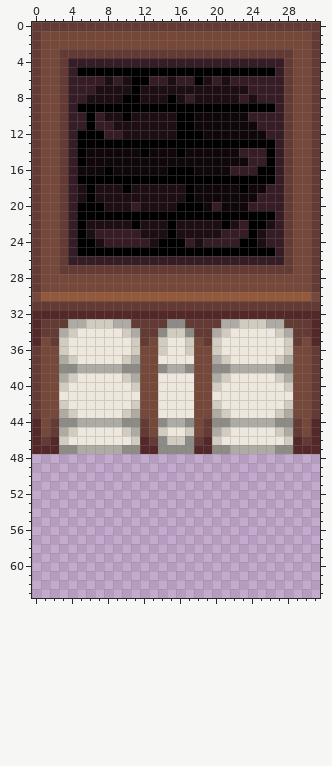
Two states of a pixel-art sprite, Resources/Textures/_CP14/Structures/Walls/cardboard_wall.rsi/full.png. The picture above is the old version.
The file is 32x64 pixels. Colours within 5 levels of each other are drawn and written as one.
New version:
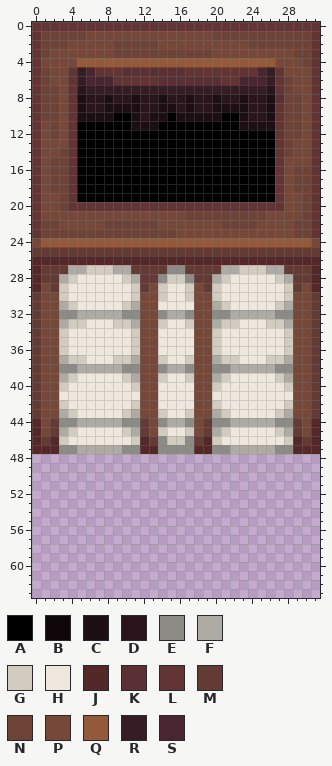
Palette (. is transparent): A #000000  B #10070a  C #1d0e13  D #29151b  E #8d8b86  F #adaba3  G #d1cbc0  H #ede7dd  J #542828  K #5a3034  L #623434  M #643a34  N #6d4237  P #754839  Q #93593a  R #361c24  S #482530
Difference:
@@ x 0..31 @@
- 0 MMMMMMMMMMMMMMMMMMMMMMMMMMMMMMMM
- 1 MPPPPPPPPPPPPPPPPPPPPPPPPPPPPPPM
- 2 MPPPPPPPPPPPPPPPPPPPPPPPPPPPPPPM
- 3 MPPMMMMMMMMMMMMMMMMMMMMMMMMMMPPM
- 4 MPPMRRRRRRRRRRRRRRRRRRRRRRRRMPPM
- 5 MPPMRAAAAAAAAAAAAAAAAAAAAAARMPPM
- 6 MPPMRRRRCRCAARRCRRACRCRRRRRRMPPM
- 7 MPPMRRRCCCCACCCCCCCCCCCCRRRRMPPM
- 8 MPPMRRCCCCAACCCACRCCCCCRCRRRMPPM
- 9 MPPMRAAAAAAAAAAAAAAAAAAAAAARMPPM
-10 MPPMRRARCCACCCCCAABBBBBBRRRRMPPM
-11 MPPMRRARRCCCCCCCAABBBBBBBRRRMPPM
-12 MPPMRAAARRCCCCCCAAABBBBBBBRRMPPM
-13 MPPMRAAAAAAAAAAAAAAAAAAAAAARMPPM
-14 MPPMRABBBBBBABBBABBBBBBRRRARMPPM
-15 MPPMRABBBBBBBBBBBBBBBBBBRRARMPPM
-16 MPPMRBBBABBBBBBAAABBBBRRRAARMPPM
-17 MPPMRAAAAAAAAAAAAAAAAAAAAAARMPPM
-18 MPPMRCACCCACCCCCCABBBBBABBRRMPPM
-19 MPPMRCACCCCCCCCCCABBBBBBBRRRMPPM
-20 MPPMRAAACCCRCCCCAAABRBBBRRRRMPPM
-21 MPPMRAAAAAAAAAAAAAAAAAAAAAARMPPM
-22 MPPMRACCCCCACCCACCCCCACRAACRMPPM
-23 MPPMRACRRRRRCCCACCCCCRRRACRRMPPM
-24 MPPMRAACRRRRRCAAARCRRRRAACRRMPPM
-25 MPPMRAAAAAAAAAAAAAAAAAAAAAARMPPM
-26 MPPMRRRRRRRRRRRRRRRRRRRRRRRRMPPM
-27 MPPMMMMMMMMMMMMMMMMMMMMMMMMMMPPM
-28 MPPPPPPPPPPPPPPPPPPPPPPPPPPPPPPM
-29 MPPPPPPPPPPPPPPPPPPPPPPPPPPPPPPM
-30 PQQQQQQQQQQQQQQQQQQQQQQQQQQQQQQP
-31 MMMMMMMMMMMMMMMMMMMMMMMMMMMMMMMM
-32 JJJJJJJJJJJJJJJJJJJJJJJJJJJJJJJJ
-33 JMMMFFGGGFFMMMMEEMMMMFFGGGFFMMMJ
-34 JMMFGHHHHHGFMMEGGEMMFGHHHHHGFMMJ
-35 JPMGHHHHHHHGMPGHHGPMGHHHHHHHGMPJ
-36 MPPGHHHHHHHGPPGHHGPPGHHHHHHHGPPM
-37 MPPFGHHHHHGFPPHHHHPPFGHHHHHGFPPM
+ 0 LLLLLLLLLLLLLLLLLLLLLLLLLLLLLLLL
+ 1 LNNNNNPPPPPPPPPPPPPPNNNNNNNNNNNL
+ 2 LNNNPPPPPNNNNNPPPPPPPPPPNNNNNNNL
+ 3 LNPPPPPPPNNNNNNNNNNNPPPPPPPPPNNL
+ 4 LPPPPQQQQQQQQQQQQQQQQQQQQQQPPPNL
+ 5 LNPPLRSLLLKKKKKKKLLLLLLLLSRLPPPL
+ 6 LNPPLRSSSLLLLLKKKKKKKLLSSSRLNPPL
+ 7 LNNPLDRRRRRRRRRRRRRRRRRRRRDLNPPL
+ 8 LNNPLCDDCDDCDDCDDCDDCDDCDDCKNNPL
+ 9 LNNPLCDDCCCCDDCCDCDDCCCCDDCLNNPL
+10 LNNPLCCCCAACDCCACCCCCAACDDCLNNPL
+11 LPNPLAAAAAACCCAAAAAAAAACCCCLNNPL
+12 LPNPLAAAAAAAAAAAAAAAAAAAAAALNNPL
+13 LPPPLAAAAAAAAAAAAAAAAAAAAAALNPPL
+14 LPPNLAAAAAAAAAAAAAAAAAAAAAALNPPL
+15 LPNNLAAAAAAAAAAAAAAAAAAAAAALPPPL
+16 LPNNLAAAAAAAAAAAAAAAAAAAAAALPNNL
+17 LPNNLAAAAAAAAAAAAAAAAAAAAAALPNNL
+18 LPNNLAAAAAAAAAAAAAAAAAAAAAALPNNL
+19 LPPNLAAAAAAAAAAAAAAAAAAAAAALPPNL
+20 LPPNLLLLLLLLLLLLLLLLLLLLLLLLPPNL
+21 LPPPPPPPPPPPPPPPPNNNNNNNNNPPPPNL
+22 LNNPPPPPNNNNNNPPPPPPPNNNNPPPPNNL
+23 LNNNNNNNNNNNNNNNPPPPPPPPPPPPPNNL
+24 PQQQQQQQQQQQQQQQQQQQQQQQQQQQQQQP
+25 MMMMMMMMMMMMMMMMMMMMMMMMMMMMMMMM
+26 JJJJJJJJJJJJJJJJJJJJJJJJJJJJJJJJ
+27 JMMMFFGGGFFMMMMEEMMMMFFGGGFFMMMJ
+28 JMMFGHHHHHGFMMEGGEMMFGHHHHHGFMMJ
+29 JPMGHHHHHHHGMPGHHGPMGHHHHHHHGMPJ
+30 MPPGHHHHHHHGPPGHHGPPGHHHHHHHGPPM
+31 MPPFGHHHHHGFPPHHHHPPFGHHHHHGFPPM
+32 MPPEEFFFFFEEPPEFFEPPEEFFFFFEEPPM
+33 MPPFGGHHHGGFPPGHHGPPFGGHHHGGFPPM
+34 MPPGHHHHHHHGPPHHHHPPGHHHHHHHGPPM
+35 MPPGHHHHHHHGPPHHHHPPGHHHHHHHGPPM
+36 MPPGHHHHHHHGPPHHHHPPGHHHHHHHGPPM
+37 MPPFGGHHHGGFPPGHHGPPFGGHHHGGFPPM
 38 MPPEEFFFFFEEPPEFFEPPEEFFFFFEEPPM
-39 MPPFGHHHHHGFPPHHHHPPFGHHHHHGFPPM
+39 MPPFGHHHHHGFPPGHHGPPFGHHHHHGFPPM
 40 MPPGHHHHHHHGPPHHHHPPGHHHHHHHGPPM
@@ x 12..19 @@
 42 PPHHHHPP
-43 PPHHHHPP
+43 PPGHHGPP
 44 MPEFFEPM
Pixel boxes of the changes (left, top, right, bottom) in both pictures:
changed: (32, 22, 320, 418)
